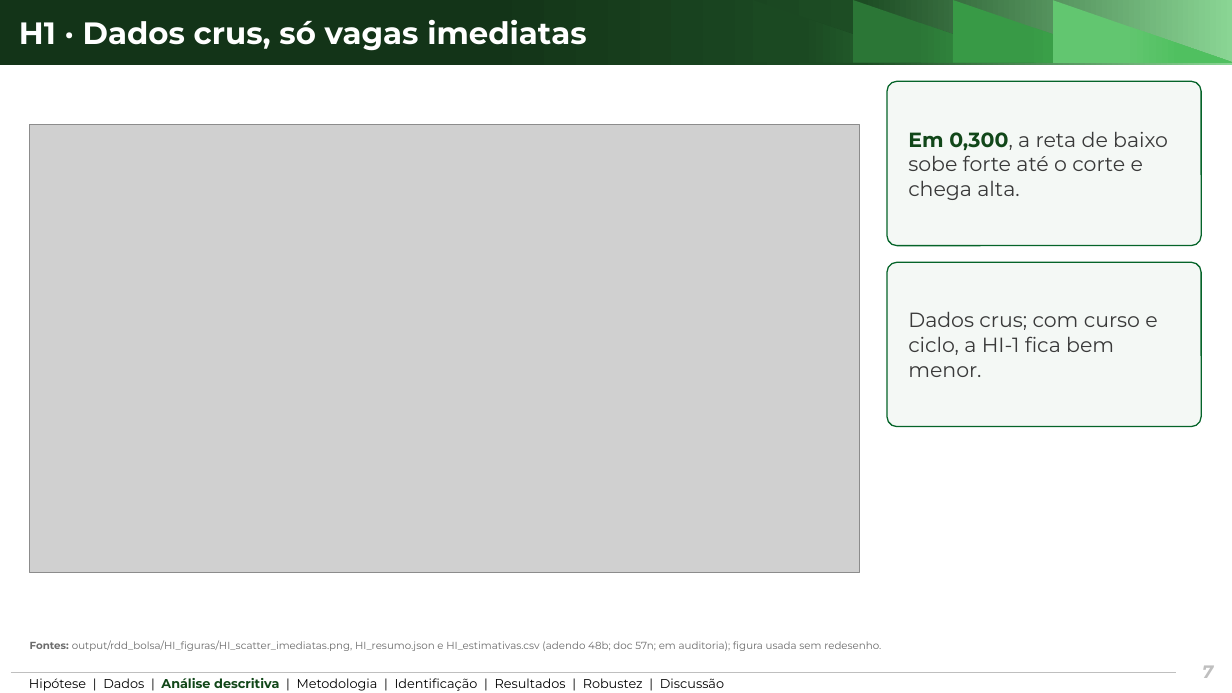
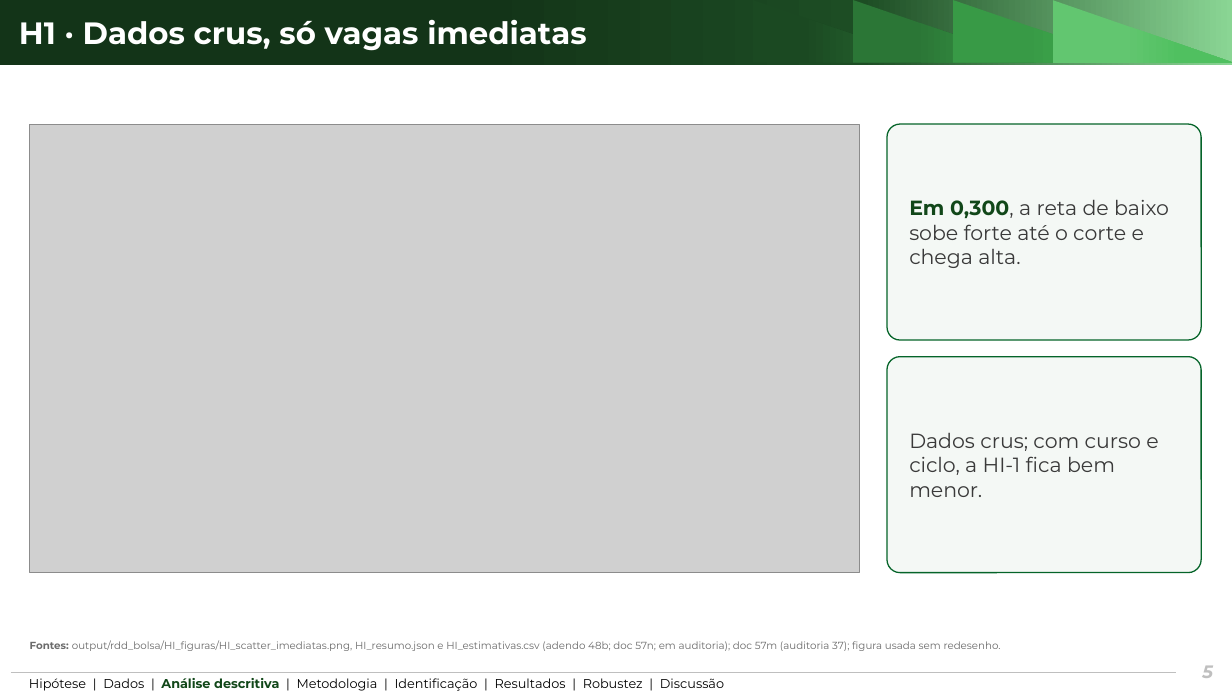
Before and after one commit to ka1victor/impact-eval-health-econ-pmme, a slide deck: slide 5 of output/apresentacao_banca2/deck_banca2_curto.pptx (slide 7 before the commit). Drawn at 1232x693 pixels with LibreOffice and Linux fonts; fonts in the diff are those of the drawing; grey boxes stand for pictures; background and template pictures are left out. Boxes give left, top, right and bottom in pixels: in the first picture for what was removed or moved away, otherwise in the second. Text is boxed around its words. In the diff, an @@ line names an element or a change of style, - is before the commit and + after.

```diff
--- a/output/apresentacao_banca2/deck_banca2_curto.pptx
+++ b/output/apresentacao_banca2/deck_banca2_curto.pptx
@@ rounded rectangle "Em 0,300, a reta de ..." resized from (x1=887, y1=81, x2=1202, y2=246) to (x1=887, y1=124, x2=1202, y2=340) @@
@@ rounded rectangle "Dados crus; com curso e ..." resized from (x1=887, y1=262, x2=1202, y2=427) to (x1=887, y1=357, x2=1202, y2=573) @@
@@ text at (x1=30, y1=640, x2=1001, y2=651): text changed @@
-Fontes: output/rdd_bolsa/HI_figuras/HI_scatter_imediatas.png, HI_resumo.json e HI_estimativas.csv (adendo 48b; doc 57n; em auditoria); figura usada sem redesenho.
+Fontes: output/rdd_bolsa/HI_figuras/HI_scatter_imediatas.png, HI_resumo.json e HI_estimativas.csv (adendo 48b; doc 57n; em auditoria); doc 57m (auditoria 37); figura usada sem redesenho.
@@ page number at (x1=1202, y1=666, x2=1213, y2=678): text changed @@
-7
+5
```
Also in this commit, not shown: 8 other slides changed, 2 slides added, 14 slides removed, 38 other files.
